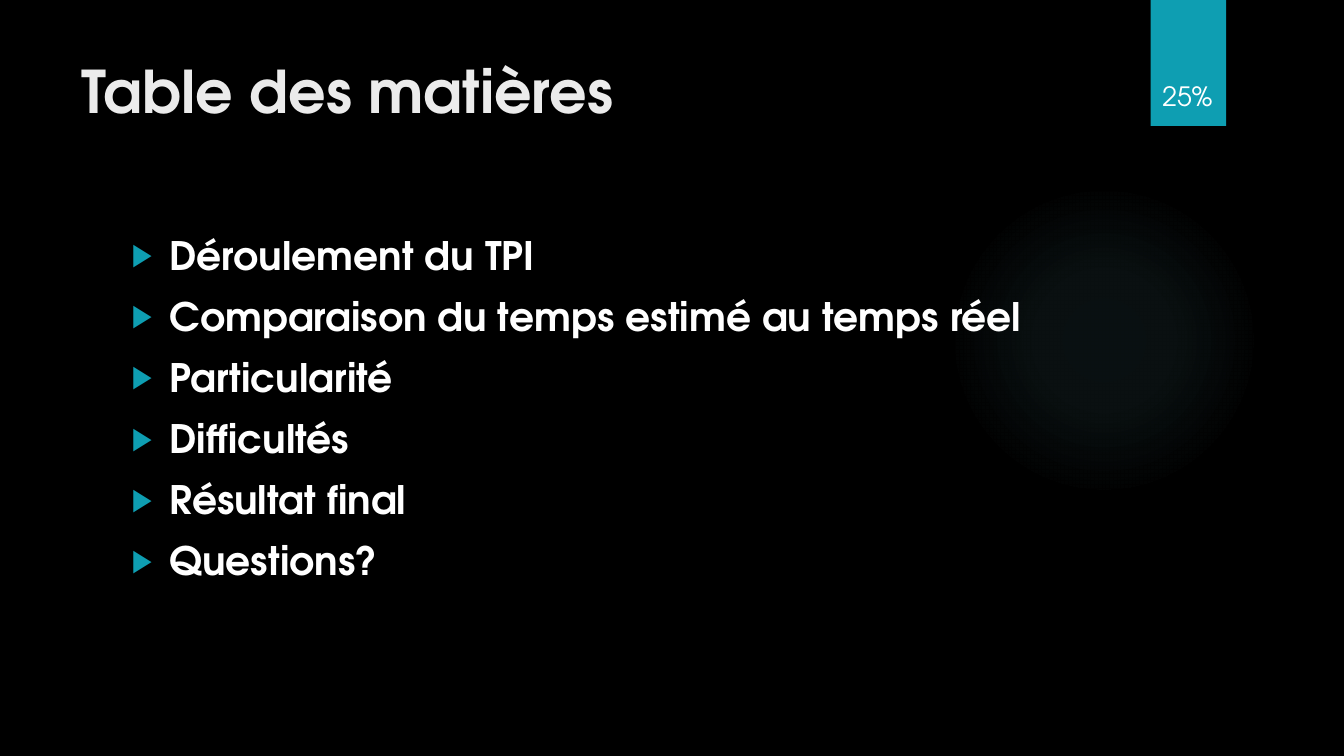
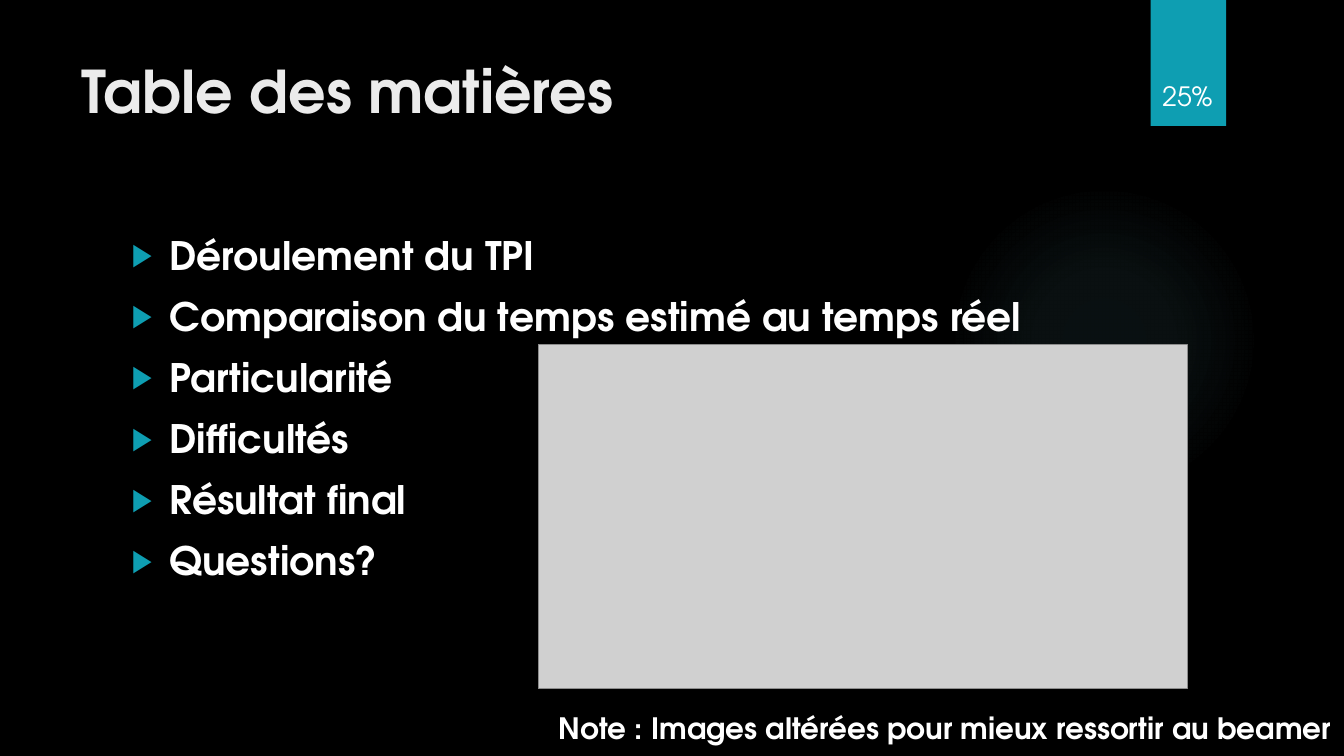
Before and after one commit to Daxank/TPI, a slide deck: slide 2 of TPI_Multiplix_presentation.pptx. Drawn at 1344x756 pixels with LibreOffice and Linux fonts; fonts in the diff are those of the drawing; grey boxes stand for pictures; background and template pictures are left out. Boxes give left, top, right and bottom in pixels: in the first picture for what was removed or moved away, otherwise in the second. Text is boxed around its words. In the diff, an @@ line names an element or a change of style, - is before the commit and + after.

```diff
--- a/TPI_Multiplix_presentation.pptx
+++ b/TPI_Multiplix_presentation.pptx
@@ picture added at [538, 345, 1188, 689] @@
@@ text added at [559, 715, 1332, 746], 21 pt, text #FFFFFF, bold @@
+Note : Images altérées pour mieux ressortir au beamer
```
Also in this commit, not shown: 5 other slides changed.
